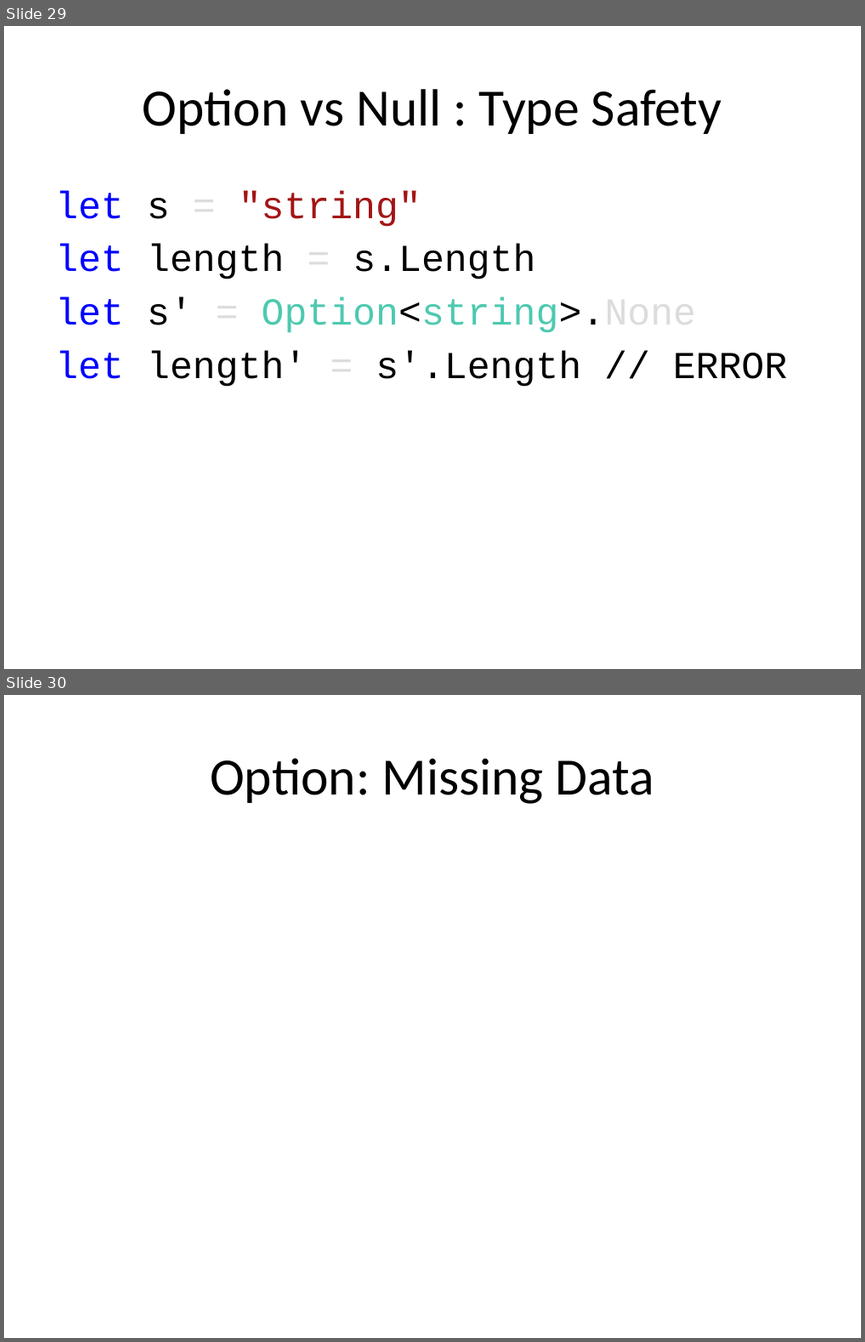
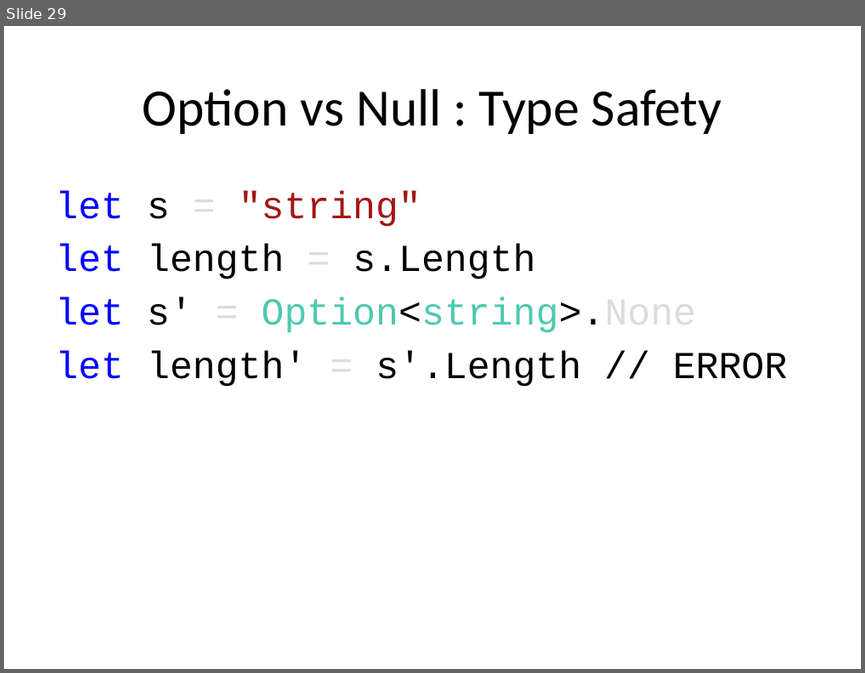
Before and after one commit to nasserbrake/talks, a slide deck: 20151202Extended/FSharp.pptx. Shown one above the other, each under a label of ours: slides 29 and 30 before the commit, slide 29 after it. The pictures are 865x1342 and 865x673 pixels, drawn with LibreOffice and Linux fonts; fonts in the diff are those of the drawing. Boxes give left, top, right and bottom in pixels: in the first picture for what was removed or moved away, otherwise in the second. Text is boxed around its words. In the diff, an @@ line names an element or a change of style, - is before the commit and + after.

```diff
--- a/20151202Extended/FSharp.pptx
+++ b/20151202Extended/FSharp.pptx
@@ slide 30 removed at [4,695,861,1338], background #FFFFFF @@
@@ title removed at [210,758,654,804] @@
-Option: Missing Data
```
Also in this commit, not shown: 3 slides changed, 2 other files.
